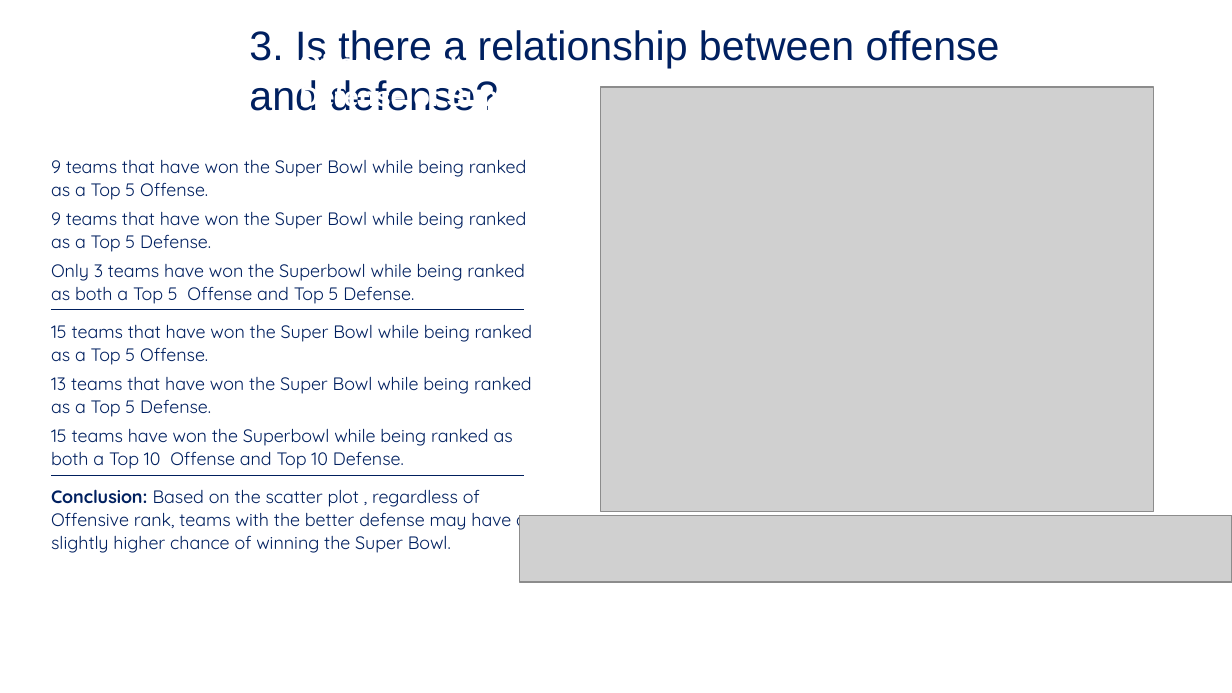
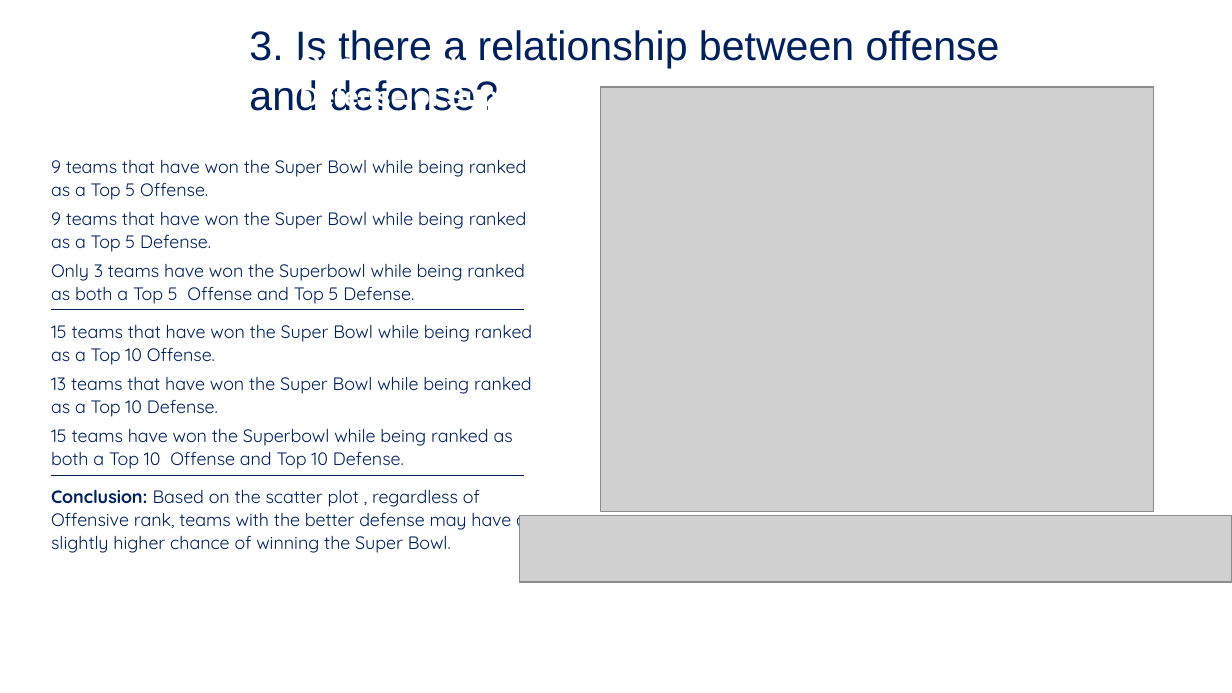
Before and after one commit to mlech413/NFL_Playoff_Analysis, a slide deck: slide 14 of Presentation/NFL Playoff Analysis.pptx. Drawn at 1232x693 pixels with LibreOffice and Linux fonts; fonts in the diff are those of the drawing; grey boxes stand for pictures; background and template pictures are left out. Boxes give left, top, right and bottom in pixels: in the first picture for what was removed or moved away, otherwise in the second. Text is boxed around its words. In the diff, an @@ line names an element or a change of style, - is before the commit and + after.

Commit message:
presentation

```diff
--- a/Presentation/NFL Playoff Analysis.pptx
+++ b/Presentation/NFL Playoff Analysis.pptx
@@ text at (51,347,215,365): text changed @@
-as a Top 5 Offense.
+as a Top 10 Offense.
@@ text at (51,399,218,417): text changed @@
-as a Top 5 Defense.
+as a Top 10 Defense.
```
Also in this commit, not shown: 1 other slide changed.
